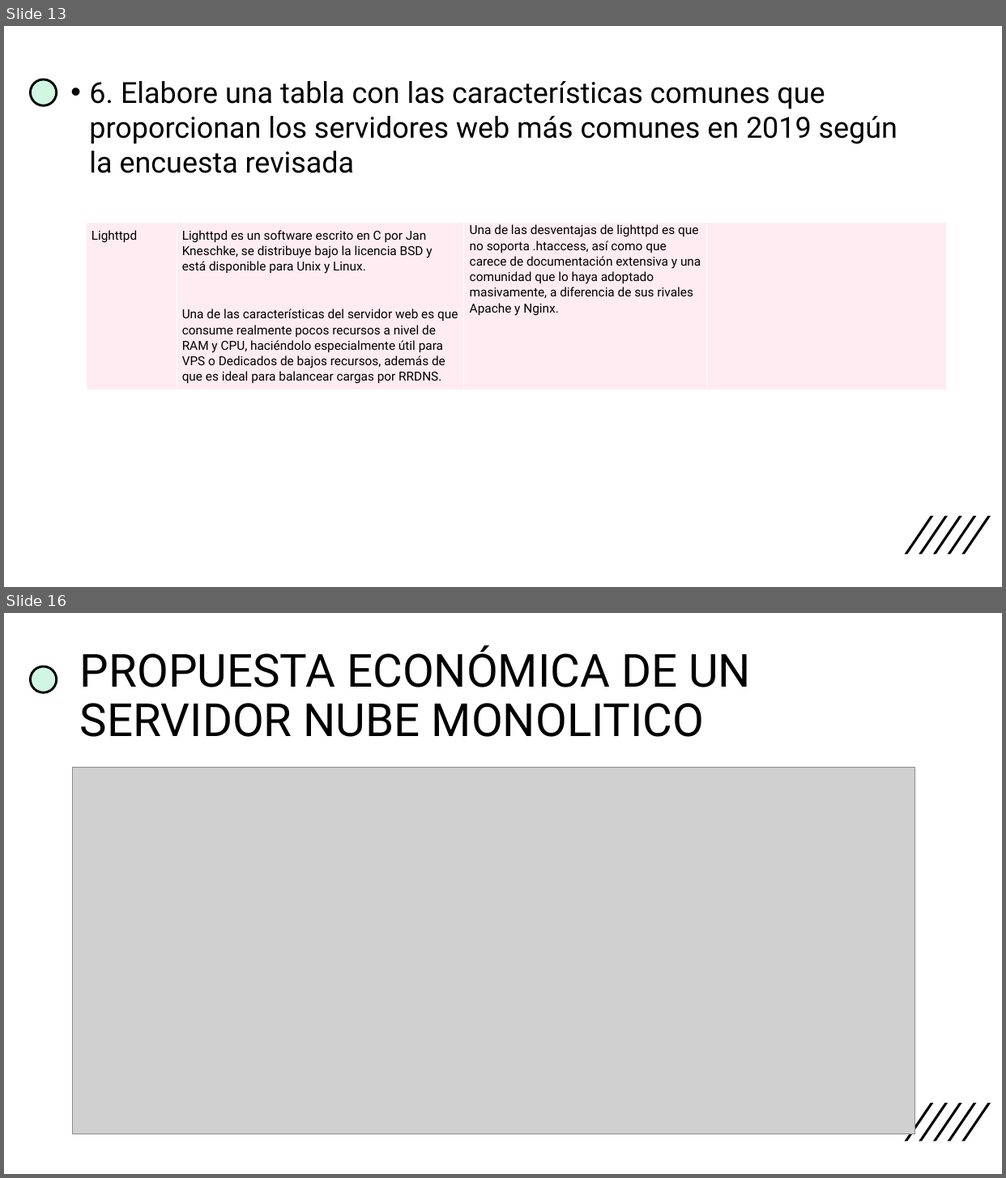
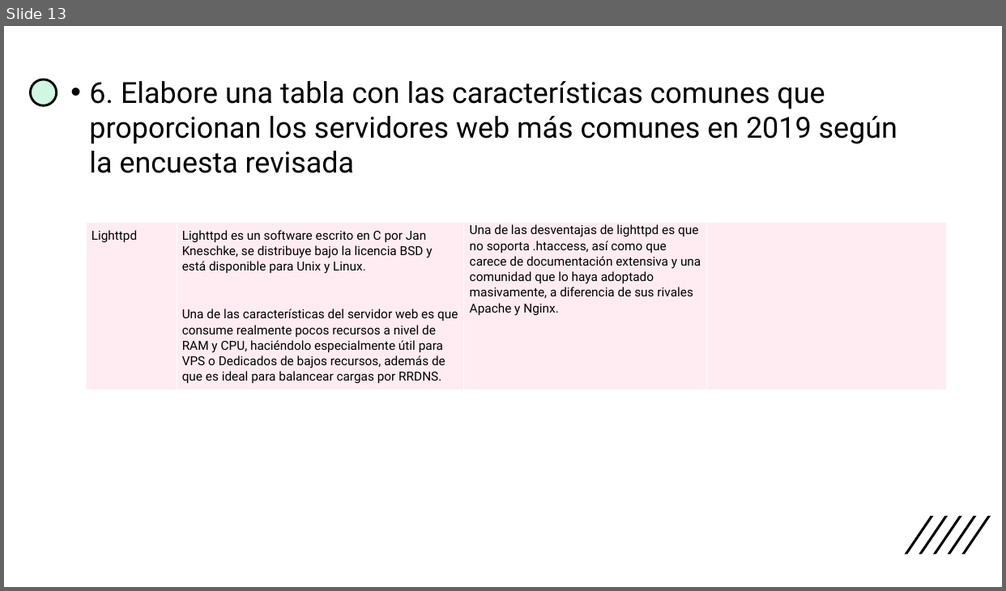
Before and after one commit to Davidjuajinoy/Caso-estudio-tarea-GRUPO-3, a slide deck: Entregables/8 Cotizar la infraestructura/Preguntas.pptx. Shown one above the other, each under a label of ours: slides 13 and 16 before the commit, slide 13 after it; the slides between them are not shown. The pictures are 1006x1178 and 1006x591 pixels, drawn with LibreOffice and Linux fonts; fonts in the diff are those of the drawing; grey boxes stand for pictures. Boxes give left, top, right and bottom in pixels: in the first picture for what was removed or moved away, otherwise in the second. Text is boxed around its words. In the diff, an @@ line names an element or a change of style, - is before the commit and + after.

```diff
--- a/Entregables/8 Cotizar la infraestructura/Preguntas.pptx
+++ b/Entregables/8 Cotizar la infraestructura/Preguntas.pptx
@@ slide 16 removed at (4, 613, 1002, 1174), background #FFFFFF; not listed: 6 template elements that a slide beside it also shows @@
@@ title removed at (80, 645, 751, 737) @@
-PROPUESTA ECONÓMICA DE UN SERVIDOR NUBE MONOLITICO
@@ picture removed at (73, 767, 915, 1134) @@
```
Also in this commit, not shown: 3 slides changed, 1 other file.
